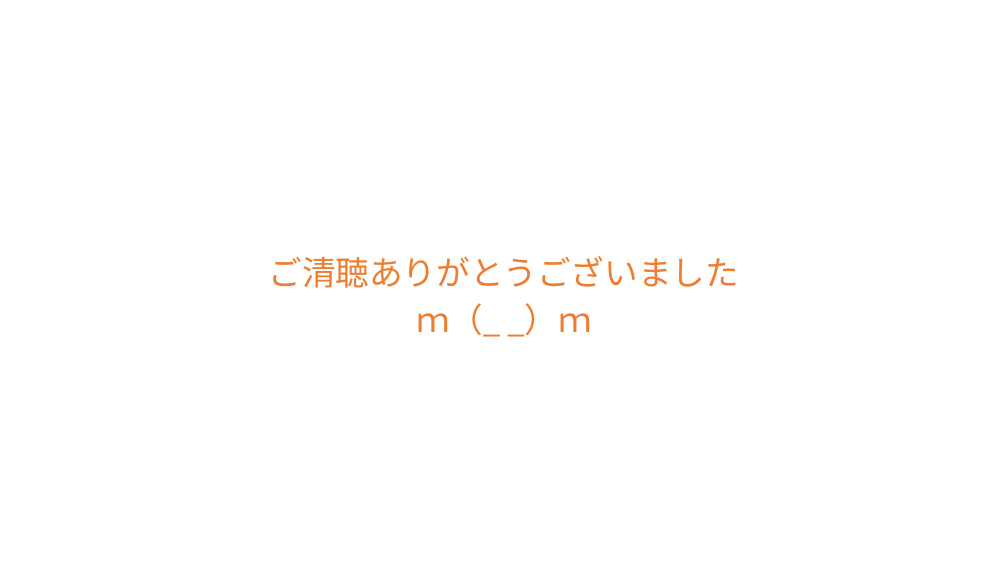
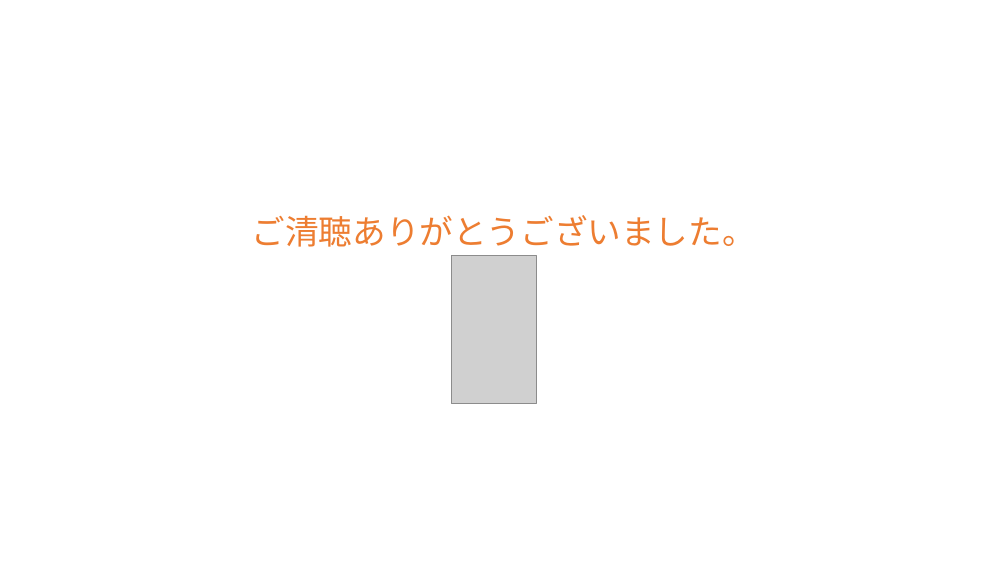
Before and after one commit to RyotoKuroki/QualityDependsOnDataApplication, a slide deck: slide 11 of 処理依存よりデータ依存_エンジニアの輪20250215.pptx. Drawn at 1008x567 pixels with LibreOffice and Linux fonts; fonts in the diff are those of the drawing; grey boxes stand for pictures. Boxes give left, top, right and bottom in pixels: in the first picture for what was removed or moved away, otherwise in the second. Text is boxed around its words. In the diff, an @@ line names an element or a change of style, - is before the commit and + after.

```diff
--- a/処理依存よりデータ依存_エンジニアの輪20250215.pptx
+++ b/処理依存よりデータ依存_エンジニアの輪20250215.pptx
@@ text at (x1=252, y1=215, x2=756, y2=247): text changed @@
-ご清聴ありがとうございました
-ｍ（_ _）ｍ
+ご清聴ありがとうございました。
@@ picture added at (x1=451, y1=256, x2=536, y2=405) @@
```
Also in this commit, not shown: 5 other slides changed.
